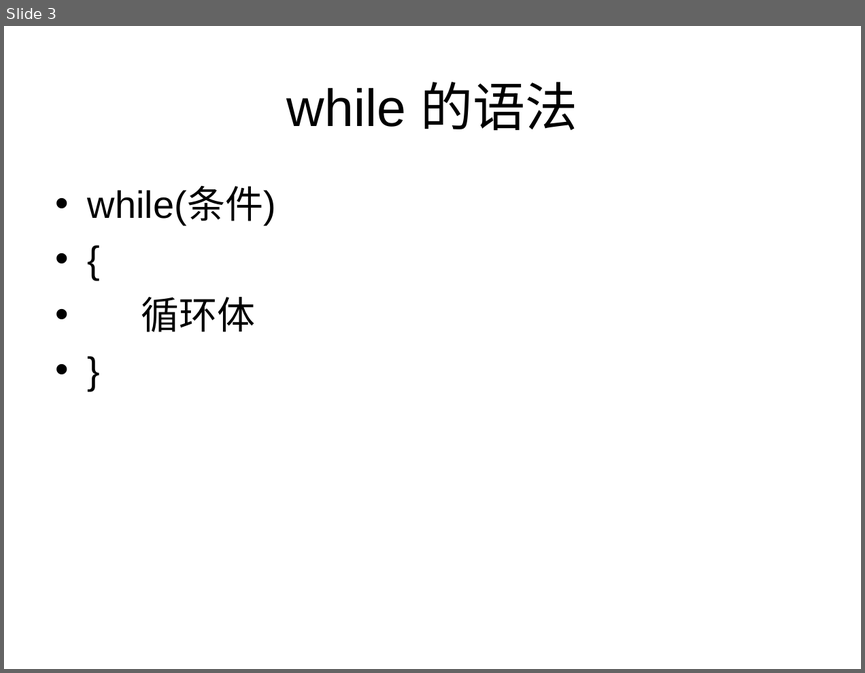
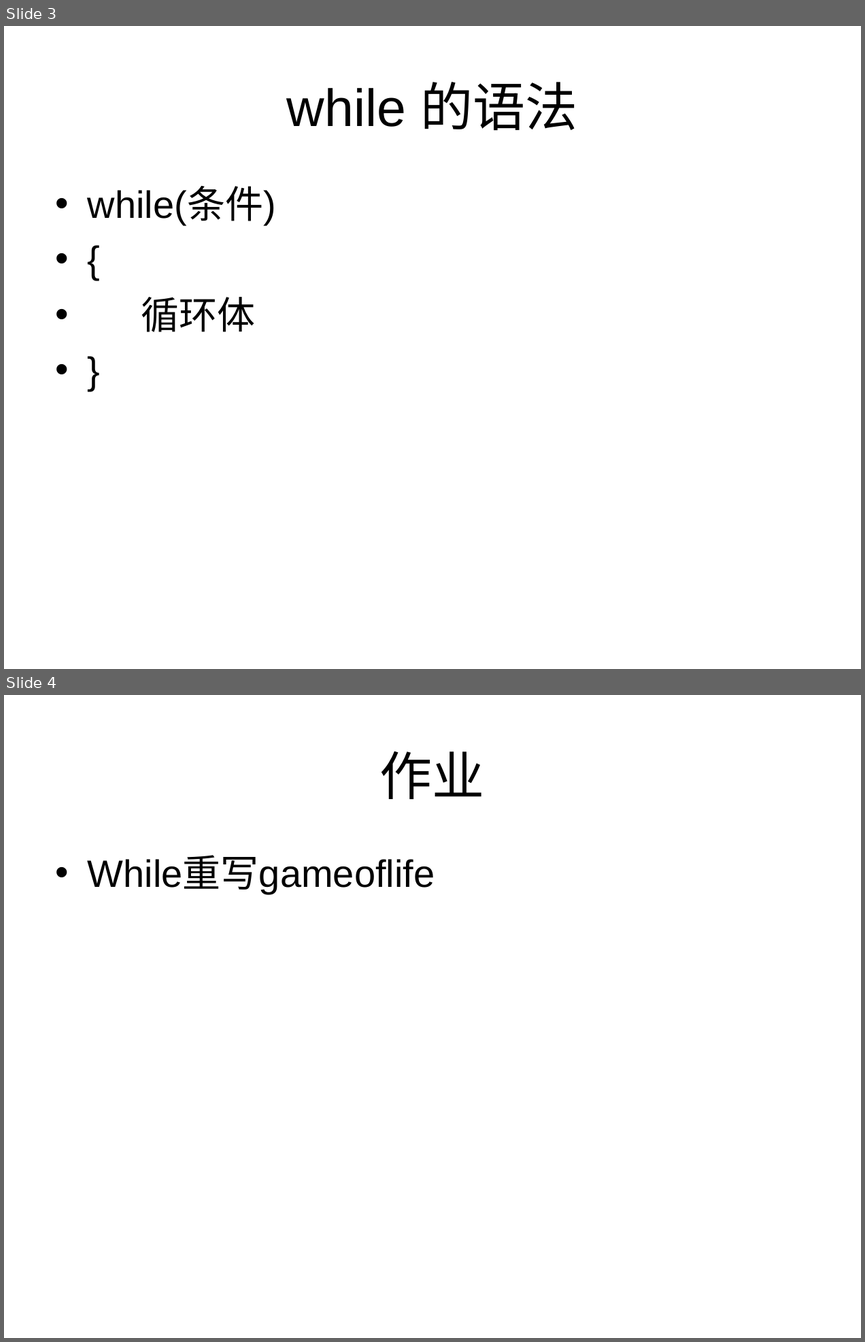
Before and after one commit to cd-vr1class/homework, a slide deck: ppt/7-15while循环.ppt. Shown one above the other, each under a label of ours: slide 3 before the commit, slides 3 and 4 after it. The pictures are 865x673 and 865x1342 pixels, drawn with LibreOffice and Linux fonts; fonts in the diff are those of the drawing. Boxes give left, top, right and bottom in pixels: in the first picture for what was removed or moved away, otherwise in the second. Text is boxed around its words. In the diff, an @@ line names an element or a change of style, - is before the commit and + after.

```diff
--- a/ppt/7-15while循环.ppt
+++ b/ppt/7-15while循环.ppt
@@ slide 4 added at (4,695,861,1338), background #FFFFFF @@
@@ title added at (380,751,485,799), 44 pt, text #000000 @@
+作业
@@ text added at (88,857,435,894), 32 pt, text #000000 @@
+• While重写gameoflife
```
Also in this commit, not shown: 8 other files.
